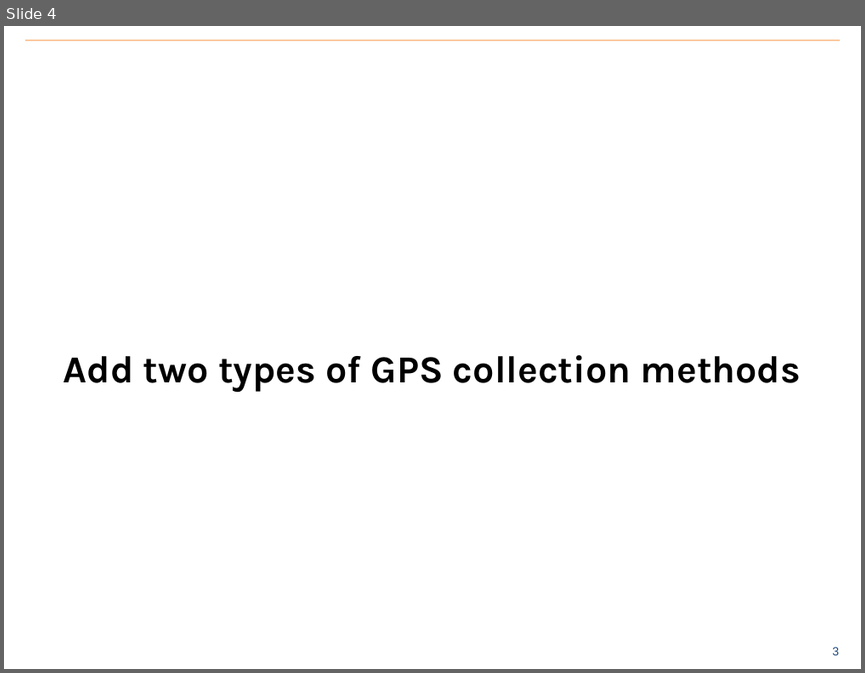
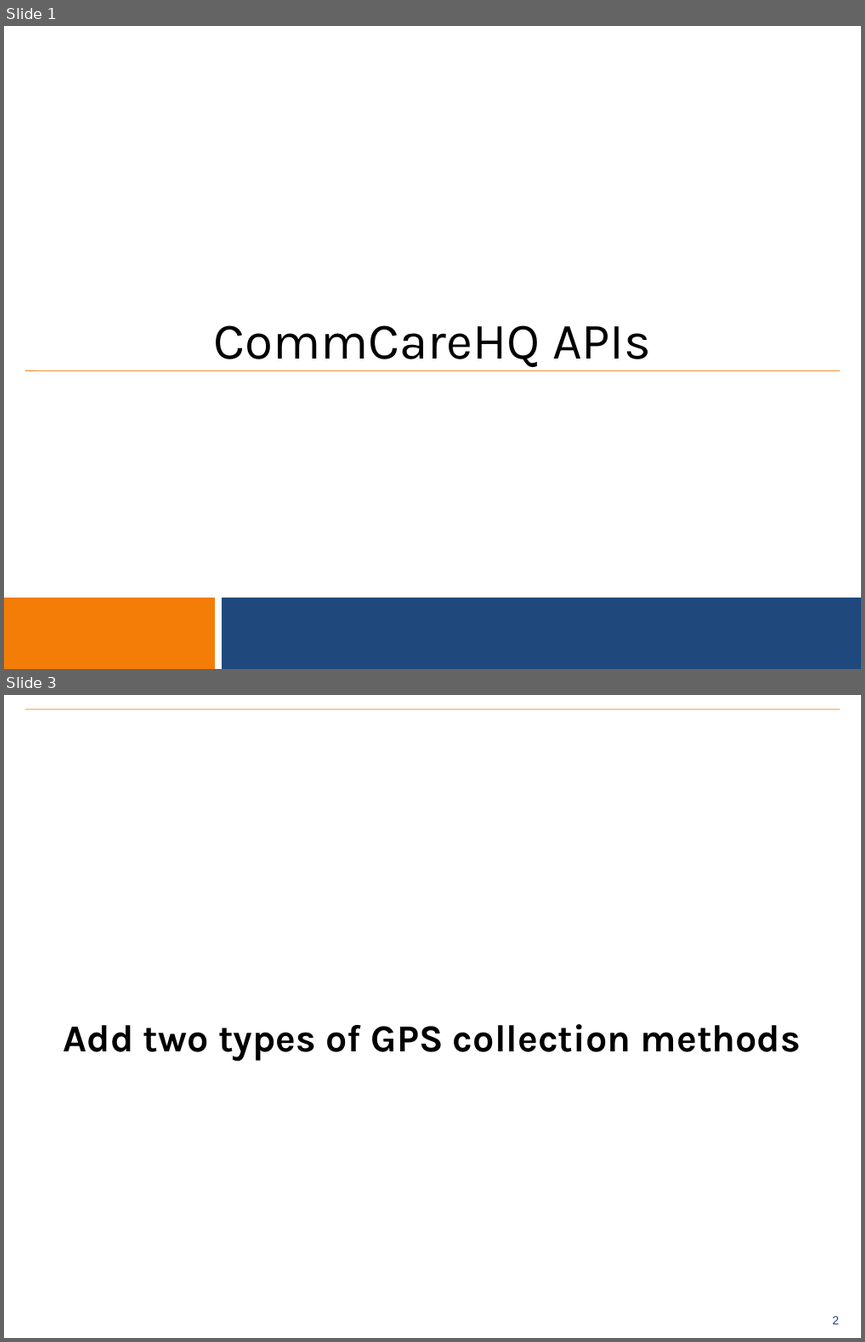
Before and after one commit to benrudolph/exi-training, a slide deck: CommCareHQAPI/apis.pptx. Shown one above the other, each under a label of ours: slide 4 before the commit, slides 1 and 3 after it; the slides between them are not shown. The pictures are 865x673 and 865x1342 pixels, drawn with LibreOffice and Linux fonts; fonts in the diff are those of the drawing; background and template pictures are left out. Boxes give left, top, right and bottom in pixels: in the first picture for what was removed or moved away, otherwise in the second. Text is boxed around its words. In the diff, an @@ line names an element or a change of style, - is before the commit and + after.

```diff
--- a/CommCareHQAPI/apis.pptx
+++ b/CommCareHQAPI/apis.pptx
@@ slide 1 added at <box>4,26,861,669</box>, background #FFFFFF; not listed: 1 template element that a slide beside it also shows @@
@@ subtitle added at <box>214,325,651,367</box>, 43 pt, text #000000 @@
+CommCareHQ APIs
@@ line added from (25, 370) to (840, 370), #F79646 0.75 pt @@
@@ table added at <box>4,597,861,669</box>, 1 rows, 2 columns @@
+ | 
@@ what was slide 4 is now slide 3 @@
@@ page number at <box>832,1315,839,1324</box>: text changed @@
-3
+2
```
Also in this commit, not shown: 1 slide changed, 2 slides removed, 2 other files.
